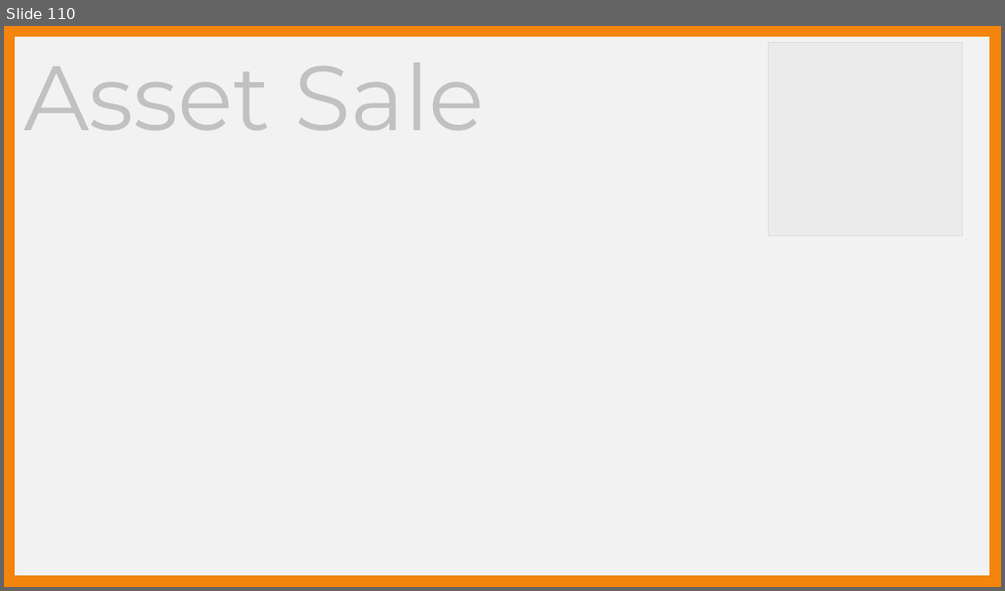
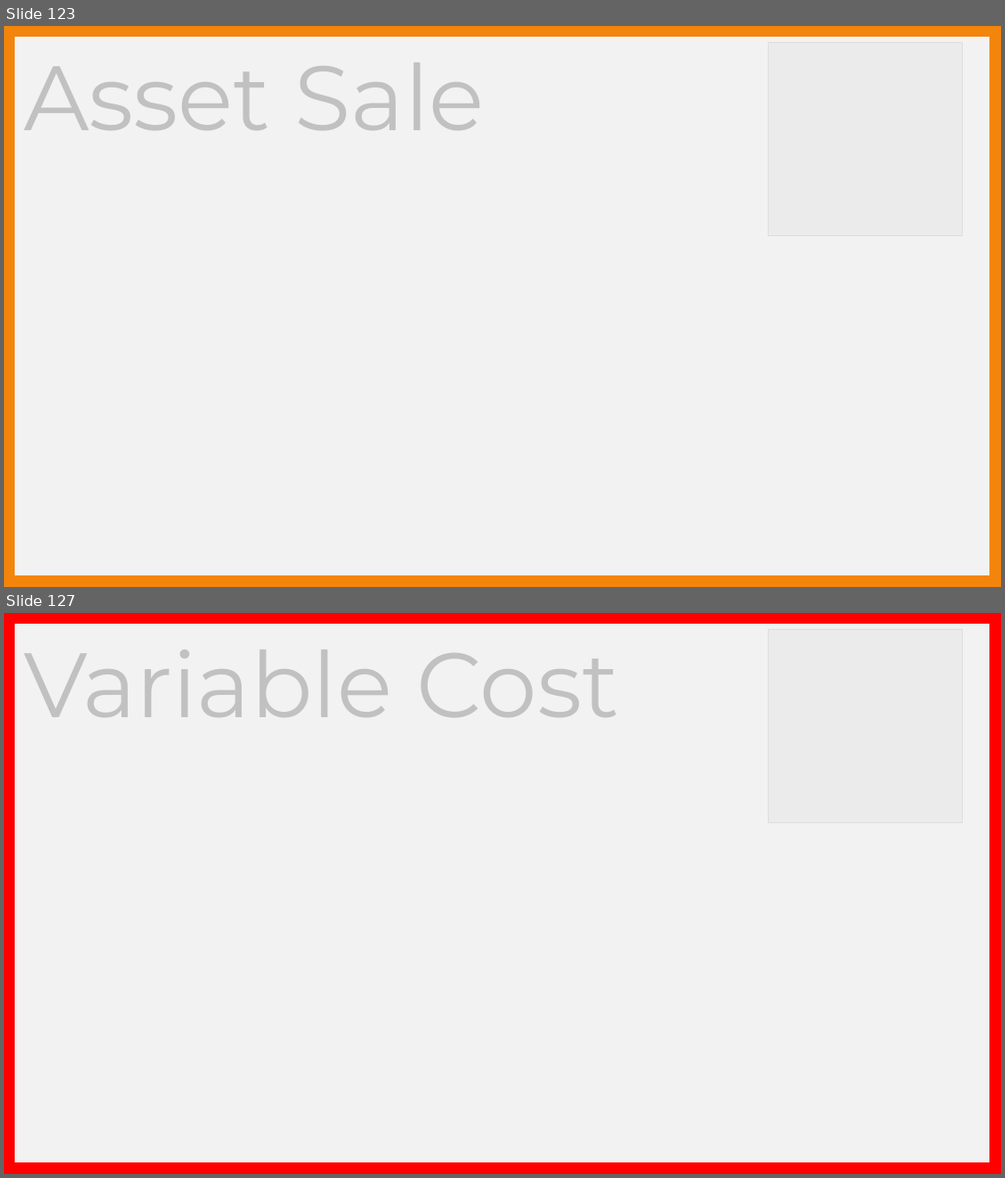
Before and after one commit to BPaaSModelling/Ontology4ModelingEnvironment, a slide deck: images/stickyNotes.pptx. Shown one above the other, each under a label of ours: slide 110 before the commit, slides 123 and 127 after it; the slides between them are not shown. The pictures are 1005x591 and 1005x1178 pixels, drawn with LibreOffice and Linux fonts; fonts in the diff are those of the drawing; grey boxes stand for pictures. Boxes give left, top, right and bottom in pixels: in the first picture for what was removed or moved away, otherwise in the second. Text is boxed around its words. In the diff, an @@ line names an element or a change of style, - is before the commit and + after.

```diff
--- a/images/stickyNotes.pptx
+++ b/images/stickyNotes.pptx
@@ slide 127 added at (4, 613, 1001, 1174), background #FFFFFF @@
@@ rectangle added at (8, 617, 995, 1168), fill #F2F2F2, outline #FF0000 12 pt @@
@@ rectangle added at (16, 629, 971, 866), fill #F2F2F2 at 80% opacity @@
@@ picture added at (769, 629, 962, 822) @@
@@ text added at (24, 649, 619, 717), 88 pt, text #000000 @@
+Variable Cost
@@ what was slide 110 is now slide 123 @@
```
Also in this commit, not shown: 1 slide changed, 24 other slides added.
